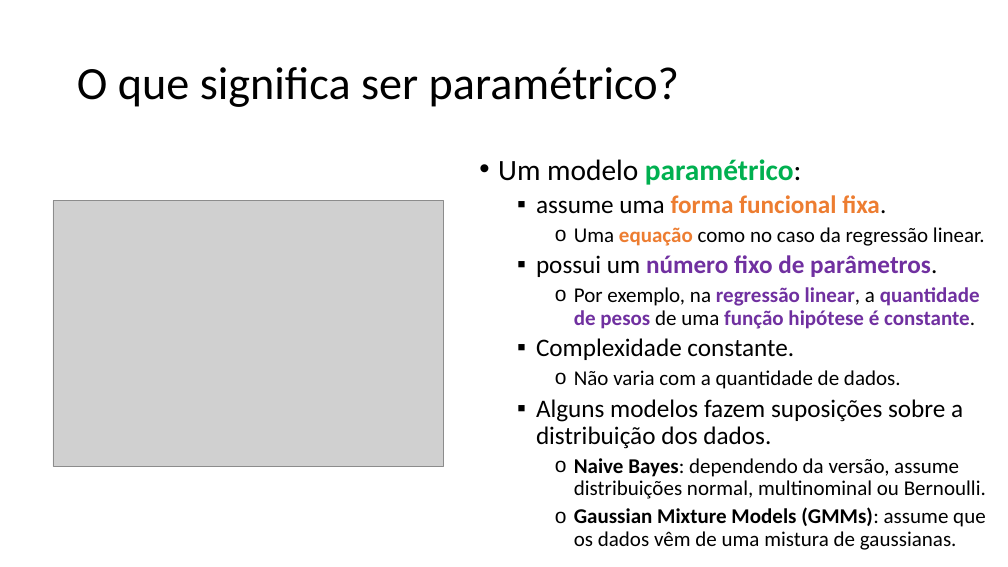
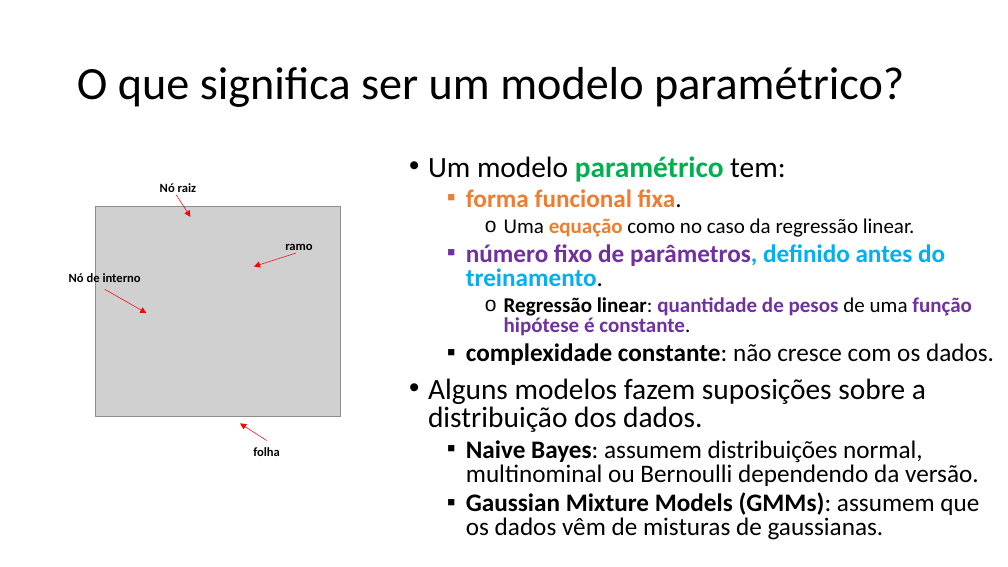
Before and after one commit to zz4fap/c24_inteligencia_artificial, a slide deck: slide 9 of slides/C24_Árvores_de_decisão.pptx (slide 5 before the commit). Drawn at 1008x567 pixels with LibreOffice and Linux fonts; fonts in the diff are those of the drawing; grey boxes stand for pictures. Boxes give left, top, right and bottom in pixels: in the first picture for what was removed or moved away, otherwise in the second. Text is boxed around its words. In the diff, an @@ line names an element or a change of style, - is before the commit and + after.

```diff
--- a/slides/C24_Árvores_de_decisão.pptx
+++ b/slides/C24_Árvores_de_decisão.pptx
@@ title at (77,67,904,107): text changed @@
-O que significa ser paramétrico?
+O que significa ser um modelo paramétrico?
@@ text "Um modelo paramétrico tem:": place and size @@
-text "Um modelo paramétrico tem:" at (498,159,986,550)
+text "Um modelo paramétrico tem:" at (428,156,994,540)
@@ text at (428,156,785,207): text changed; size 24 to 28 pt; text colour #000000 to #ED7D31 @@
-• Um modelo paramétrico:
-  ▪ assume uma forma funcional fixa.
+• Um modelo paramétrico tem:
+  ▪ forma funcional fixa.
@@ picture removed at (53,201,443,467) @@
@@ group added at (69,183,340,456): 4 texts, 4 arrows, 1 picture @@
+Nó raiz
+folha
+ramo
+Nó de interno
@@ text at (428,218,926,432): size 24 to 28 pt in "Alguns modelos fazem suposições sobre a distribuição ..."; line spacing 0.9 to 0.8; bullet ▪ to •; list level 2 to 1 in "Alguns modelos fazem suposições sobre ..." @@
@@ text at (466,244,994,365): text changed; size 20 to 24 pt; bold on @@
-  ▪ possui um número fixo de parâmetros.
-    o Por exemplo, na regressão linear, a quantidade de pesos de uma função hipótese é constante.
-  ▪ Complexidade constante.
-    o Não varia com a quantidade de dados.
+  ▪ número fixo de parâmetros, definido antes do treinamento.
+    o Regressão linear: quantidade de pesos de uma função hipótese é constante.
+  ▪ complexidade constante: não cresce com os dados.
@@ text at (466,440,979,540): text changed; size 20 to 24 pt @@
-    o Naive Bayes: dependendo da versão, assume distribuições normal, multinominal ou Bernoulli.
-    o Gaussian Mixture Models (GMMs): assume que os dados vêm de uma mistura de gaussianas.
+  ▪ Naive Bayes: assumem distribuições normal, multinominal ou Bernoulli dependendo da versão.
+  ▪ Gaussian Mixture Models (GMMs): assumem que os dados vêm de misturas de gaussianas.
```
Also in this commit, not shown: 7 other slides changed, 3 slides added, 2 slides removed.
